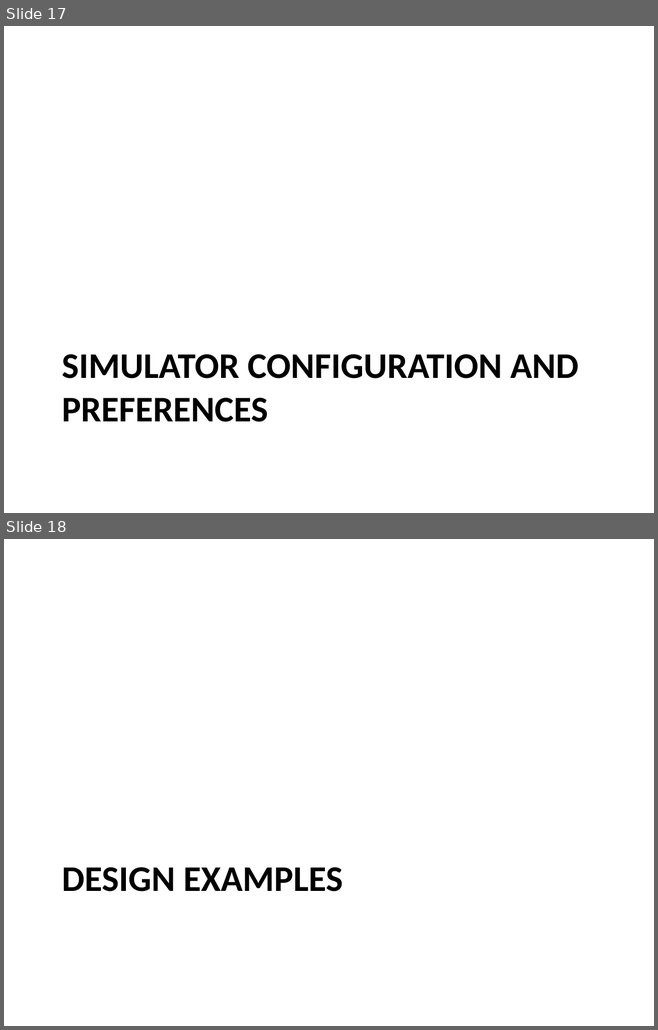
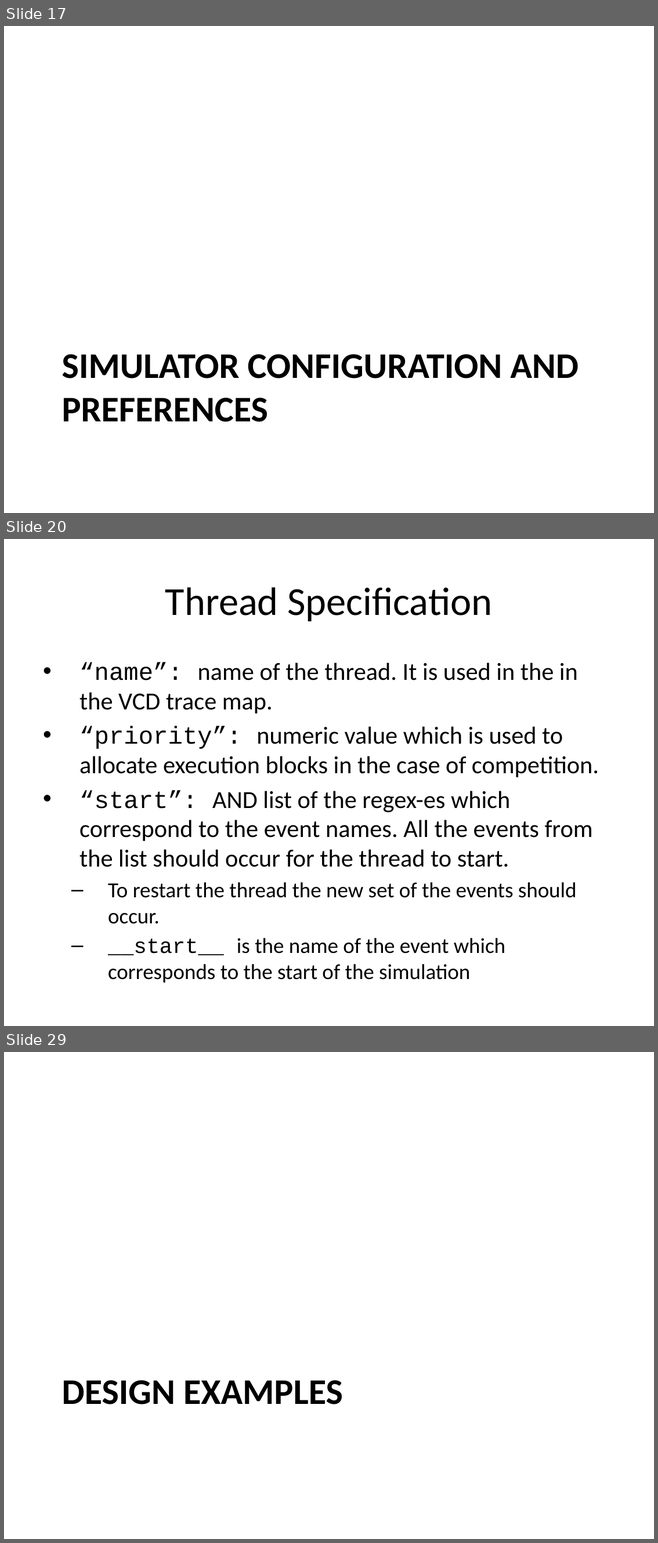
Before and after one commit to timurkelin/simschd, a slide deck: doc/simschd.pptx. Shown one above the other, each under a label of ours: slides 17 and 18 before the commit, slides 17, 20 and 29 after it; the slides between them are not shown. The pictures are 658x1030 and 658x1543 pixels, drawn with LibreOffice and Linux fonts; fonts in the diff are those of the drawing; background and template pictures are left out. Boxes give left, top, right and bottom in pixels: in the first picture for what was removed or moved away, otherwise in the second. Text is boxed around its words. In the diff, an @@ line names an element or a change of style, - is before the commit and + after.

```diff
--- a/doc/simschd.pptx
+++ b/doc/simschd.pptx
@@ slide 20 added at <box>4,539,654,1026</box>, background #FFFFFF @@
@@ title added at <box>165,587,492,621</box>, 44 pt, text #000000 @@
+Thread Specification
@@ text added at <box>79,663,598,983</box>, 27.2 pt, text #000000 @@
+• “name”: name of the thread. It is used in the in the VCD trace map.
+• “priority”: numeric value which is used to allocate execution blocks in the case of competition.
+• “start”: AND list of the regex-es which correspond to the event names. All the events from the list should occur for the thread to start.
+  – To restart the thread the new set of the events should occur.
+  – __start__ is the name of the event which corresponds to the start of the simulation
@@ what was slide 18 is now slide 29 @@
```
Also in this commit, not shown: 1 slide changed, 10 other slides added.
